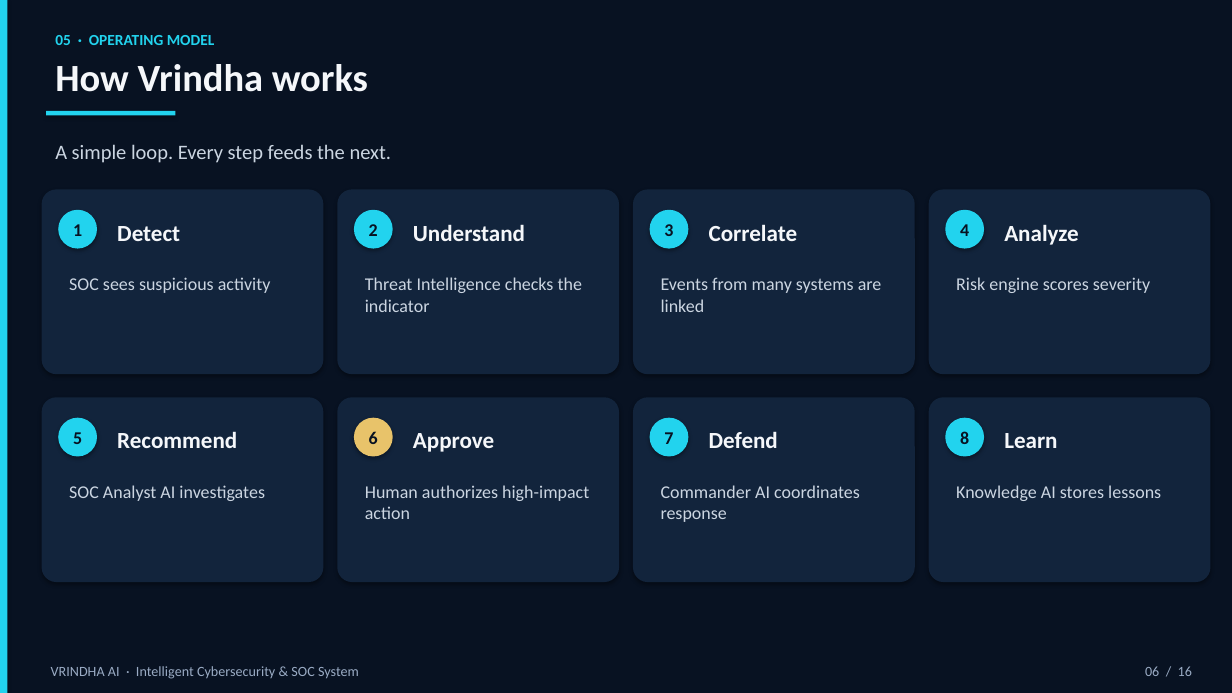
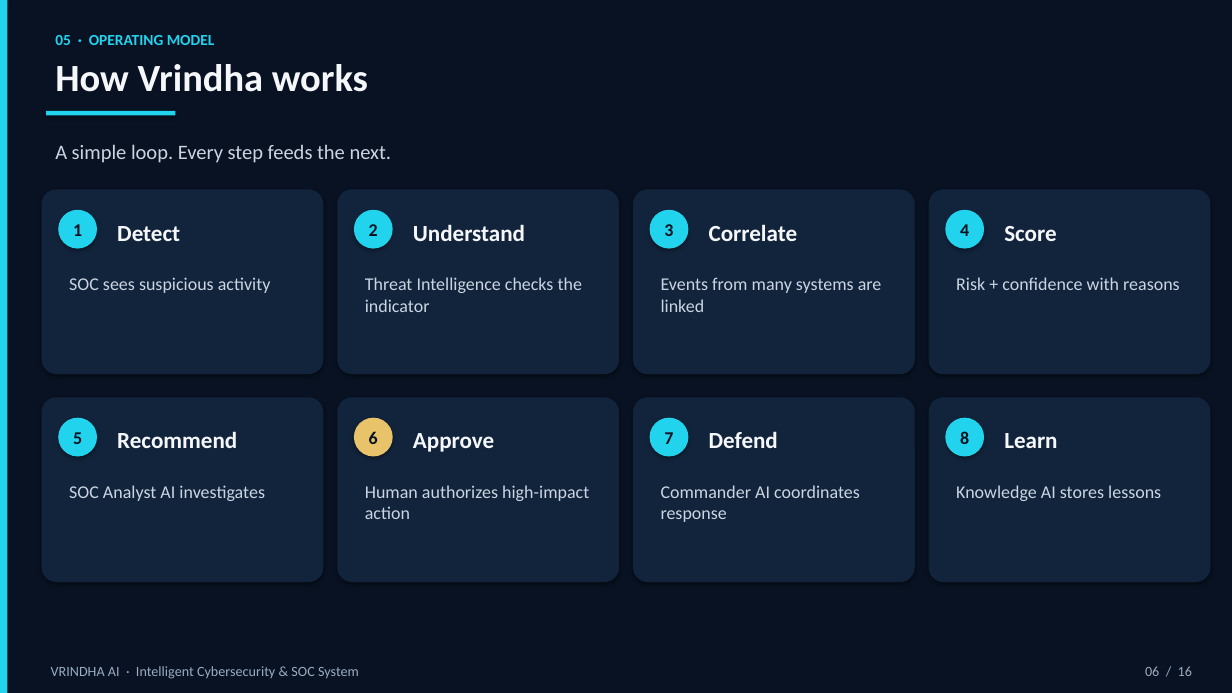
Before and after one commit to DENKY0612/VRINDHA, a slide deck: slide 6 of presentation/Vrindha_AI_Presentation.pptx. Drawn at 1232x693 pixels with LibreOffice and Linux fonts; fonts in the diff are those of the drawing. Boxes give left, top, right and bottom in pixels: in the first picture for what was removed or moved away, otherwise in the second. Text is boxed around its words. In the diff, an @@ line names an element or a change of style, - is before the commit and + after.

Commit message:
Implement risk-based human validation flow

```diff
--- a/presentation/Vrindha_AI_Presentation.pptx
+++ b/presentation/Vrindha_AI_Presentation.pptx
@@ text at [1004,226,1056,241]: text changed @@
-Analyze
+Score
@@ text at [956,277,1180,290]: text changed @@
-Risk engine scores severity
+Risk + confidence with reasons
```
Also in this commit, not shown: 1 other slide changed, 16 other files.
